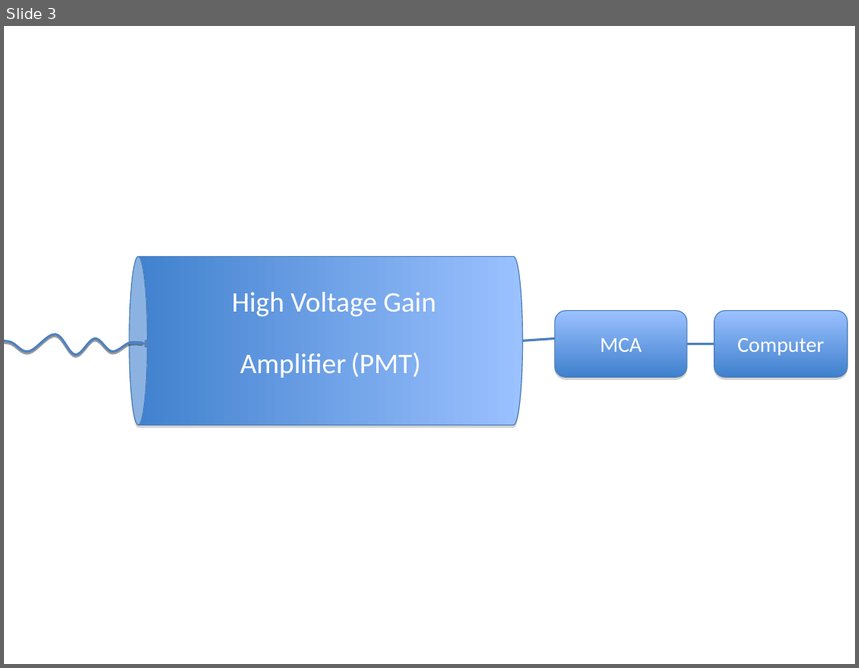
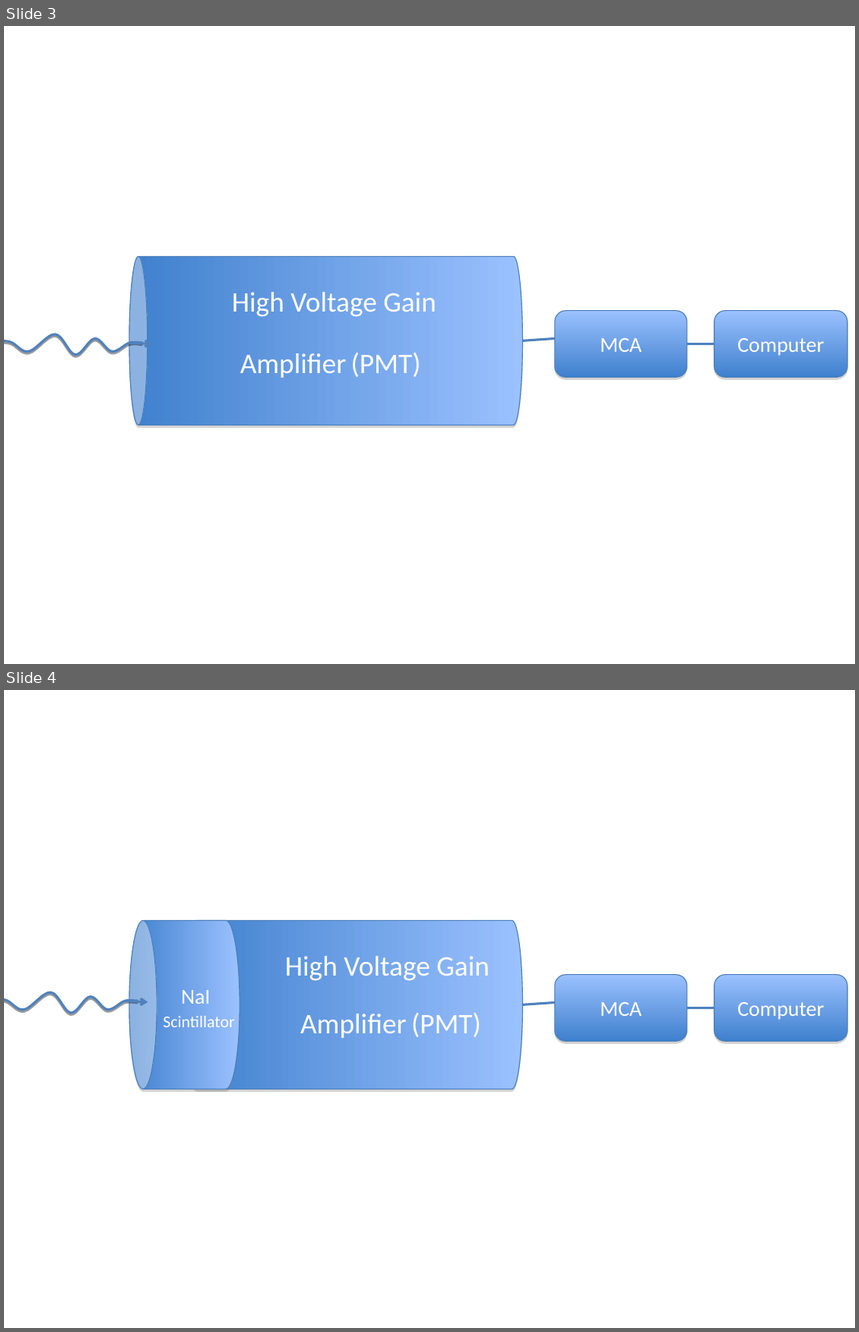
Before and after one commit to alexbeutel/ComptonLab, a slide deck: diagrams.ppt. Shown one above the other, each under a label of ours: slide 3 before the commit, slides 3 and 4 after it. The pictures are 859x668 and 859x1332 pixels, drawn with LibreOffice and Linux fonts; fonts in the diff are those of the drawing. Boxes give left, top, right and bottom in pixels: in the first picture for what was removed or moved away, otherwise in the second. Text is boxed around its words. In the diff, an @@ line names an element or a change of style, - is before the commit and + after.

```diff
--- a/diagrams.ppt
+++ b/diagrams.ppt
@@ slide 4 added at box(4, 690, 855, 1328), background #FFFFFF @@
@@ cylinder added at box(129, 921, 240, 1089), fill gradient #9BC1FF to #3F80CD, outline #4A7EBB 0.74 pt @@
@@ cylinder added at box(186, 920, 522, 1089), fill gradient #9BC1FF to #3F80CD, outline #4A7EBB 0.74 pt @@
@@ text added at box(285, 956, 490, 981), 24 pt, text #FFFFFF @@
+High Voltage Gain
@@ rounded rectangle added at box(555, 975, 686, 1042), fill gradient #9BC1FF to #3F80CD, outline #4A7EBB 0.74 pt, 18 pt, text #FFFFFF @@
+MCA
@@ rounded rectangle added at box(715, 975, 848, 1042), fill gradient #9BC1FF to #3F80CD, outline #4A7EBB 0.74 pt, 18 pt, text #FFFFFF @@
+Computer
@@ freeform shape added at box(4, 992, 137, 1012), outline #4F81BD 2.01 pt @@
@@ arrow added from (125, 1001) to (148, 1002), #4F81BD 2.01 pt @@
@@ text added at box(181, 990, 210, 1004), 18 pt, text #FFFFFF @@
+NaI
@@ line added from (522, 1005) to (555, 1002), #4F81BD 2.01 pt @@
@@ line added from (687, 1008) to (715, 1008), #4F81BD 2.01 pt @@
@@ text added at box(163, 1014, 234, 1033), 14 pt, text #FFFFFF @@
+Scintillator
@@ text added at box(300, 1013, 481, 1038), 24 pt, text #FFFFFF @@
+Amplifier (PMT)
```
Also in this commit, not shown: 9 other files.
